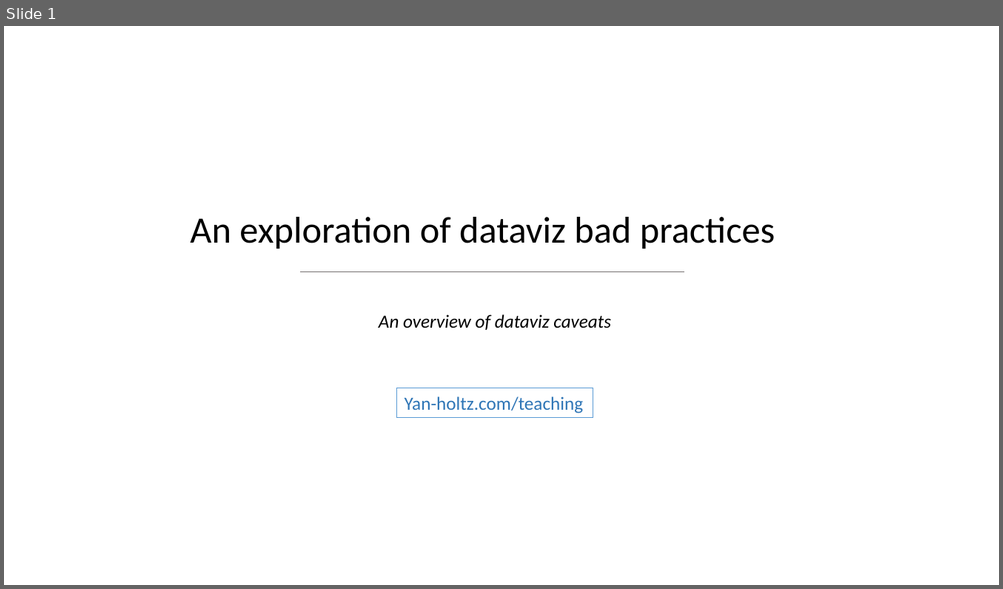
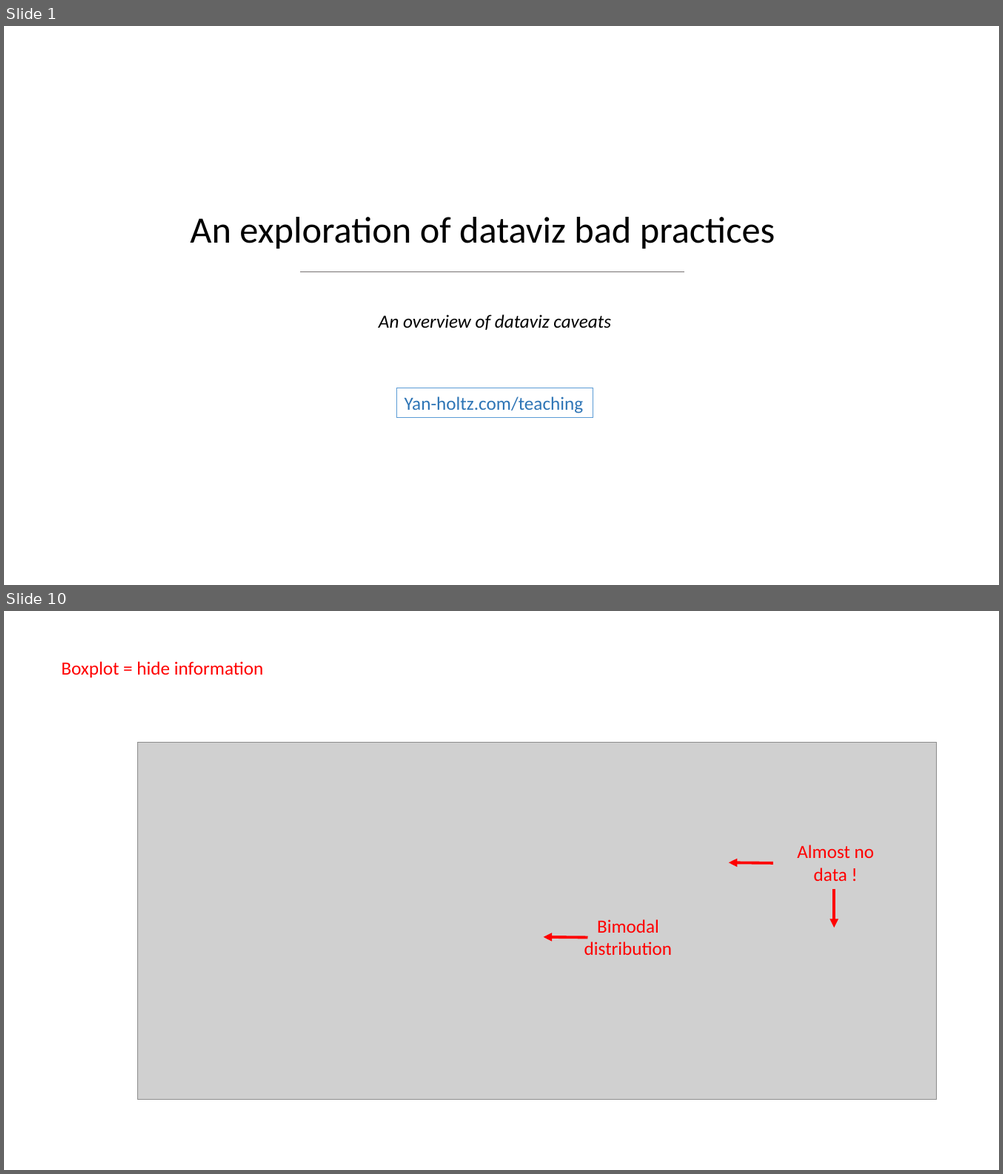
Before and after one commit to holtzy/Teaching, a slide deck: Dataviz_Caveats.pptx. Shown one above the other, each under a label of ours: slide 1 before the commit, slides 1 and 10 after it; the slides between them are not shown. The pictures are 1003x589 and 1003x1174 pixels, drawn with LibreOffice and Linux fonts; fonts in the diff are those of the drawing; grey boxes stand for pictures; background and template pictures are left out. Boxes give left, top, right and bottom in pixels: in the first picture for what was removed or moved away, otherwise in the second. Text is boxed around its words. In the diff, an @@ line names an element or a change of style, - is before the commit and + after.

```diff
--- a/Dataviz_Caveats.pptx
+++ b/Dataviz_Caveats.pptx
@@ slide 10 added at (4,611,999,1170), background #FFFFFF @@
@@ text added at (61,661,264,678), 18 pt, text #FF0000 @@
+Boxplot = hide information
@@ picture added at (137,742,936,1100) @@
@@ text added at (797,845,874,881), 18 pt, text #FF0000 @@
+Almost no data !
@@ arrow added from (774, 863) to (728, 863), #FF0000 2.75 pt @@
@@ arrow added from (834, 889) to (834, 928), #FF0000 2.75 pt @@
@@ text added at (584,920,671,955), 18 pt, text #FF0000 @@
+Bimodal distribution
@@ arrow added from (587, 938) to (543, 937), #FF0000 2.75 pt @@
```
Also in this commit, not shown: 1 slide changed, 28 other slides added, 2 slides removed, 1 other file.
